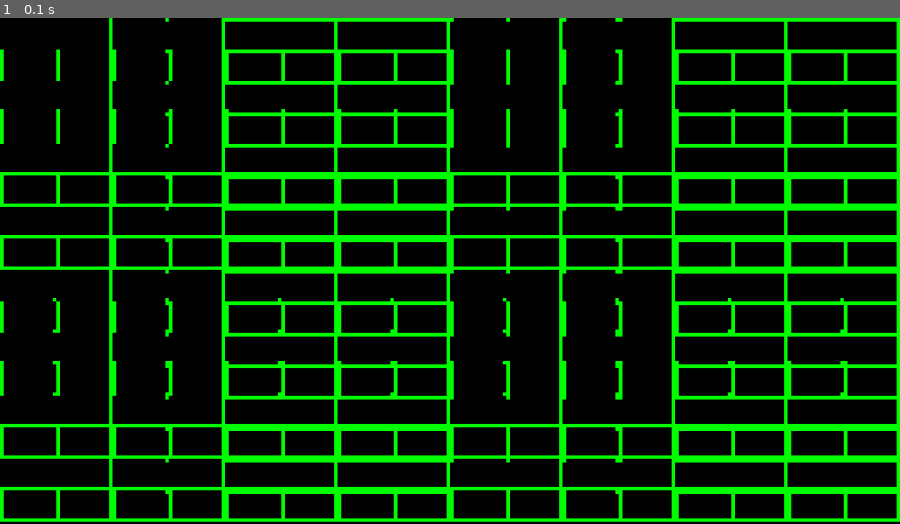
Above: before the commit, frame 1.
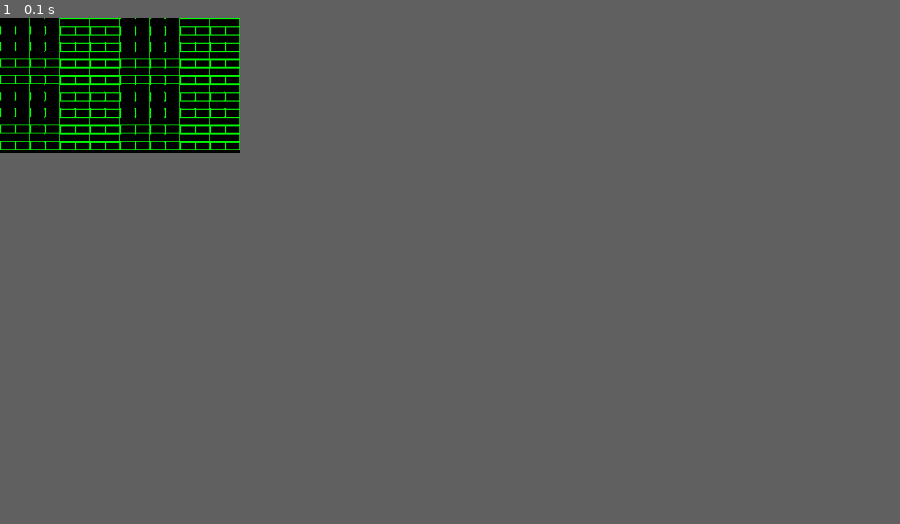
Above: after the commit, the same moment.

Repository: PandaConda/pygame-engine
Game: pygame game, started from src/main.py
Same seed, same stepped clock (60 frames per second), same inputs: the game is played once before the commit and once after it. The source is Python 2; it was converted automatically to run under Python 3.
Inputs:
- Up to frame 1 (0.1 s): no input
In our replay, the window is 900x506 before the commit and 240x135 after it. These sizes can differ from the game's own. Grey fills any space a smaller window leaves; there, only what the larger window draws over its background counts as a difference.

The runs differ from the first frame. In frame 1, 22% of the frame differs, in the area x 0-100%, y 0-100%.

Commit message:
Changed import style
Modifies imports from "from _ import *" to "import _", and
specifies module names explicitly when they're used. This makes
it more clear what functionality comes from what module, and is
apparently useful to static analysers. The exception is
pygame.locals, which still uses the * form and contains constants
such as keycodes.

Diff:
--- a/src/main.py
+++ b/src/main.py
@@ -1,5 +1,6 @@
-from pygame import *
-from sys import *
+import pygame
+from pygame.locals import *
+import sys
 
 import globals
 import tile
@@ -10,9 +11,13 @@
 
 def main():
 	# initialize
-	globals.screen = display.set_mode(WINDOW_SIZE)
+	pygame.init()
+	display = pygame.display
+	globals.screen = display.set_mode(( \
+			display.Info().current_w / 2, \
+			display.Info().current_h / 2))
 	display.set_caption("Prototype 2")
-	clock = time.Clock()
+	clock = pygame.time.Clock()
 	tile.load_map()
 	gameover = False
 
@@ -24,10 +29,10 @@
 		clock.tick(30)
 
 		# handle events
-		for e in event.get():
-			if not hasattr(e, 'key'):
+		for event in pygame.event.get():
+			if not hasattr(event, 'key'):
 				continue
-			if e.key == K_ESCAPE:
+			if event.key == K_ESCAPE:
 				gameover = True
 
 		# TODO update
@@ -41,7 +46,7 @@
 		display.flip()
 
 	# cleanup
-	exit(0)
+	sys.exit(0)
 
 if __name__ == "__main__":
 	main()
--- a/src/tile.py
+++ b/src/tile.py
@@ -1,5 +1,5 @@
-from pygame import *
-from os import *
+import pygame
+import os
 
 import globals
 
@@ -13,7 +13,7 @@
 	solid = 0
 
 	def __init__(self, filepath, solid):
-		self.image = image.load(filepath)
+		self.image = pygame.image.load(filepath)
 		self.solid = solid
 
 	def render(self, x, y):
@@ -22,18 +22,18 @@
 
 def resize_set():
 	global set, width, height
-	width, height = display.get_surface().get_size()
+	width, height = pygame.display.get_surface().get_size()
 	width /= 16
 	height /= 16
 	for id in set:
-		set[id].image = transform.scale(set[id].image, \
+		set[id].image = pygame.transform.scale(set[id].image, \
 				(width, height))
 
 def load_map():
 	global set
 	set = {}
 
-	for filename in listdir('res/tile'):
+	for filename in os.listdir('res/tile'):
 		set[filename.split('.')[0]] \
 			= Tile('res/tile/' + filename, True)
 
